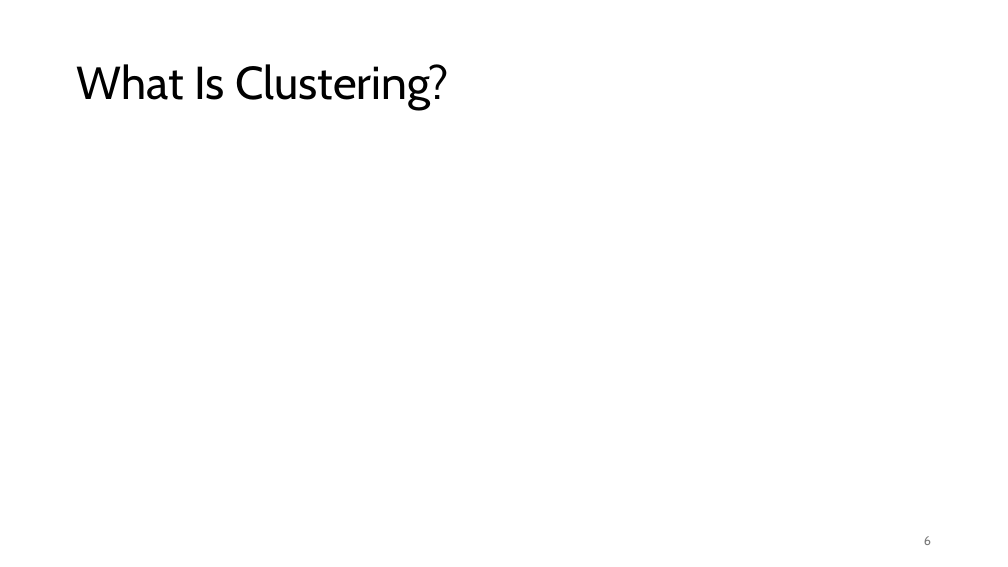
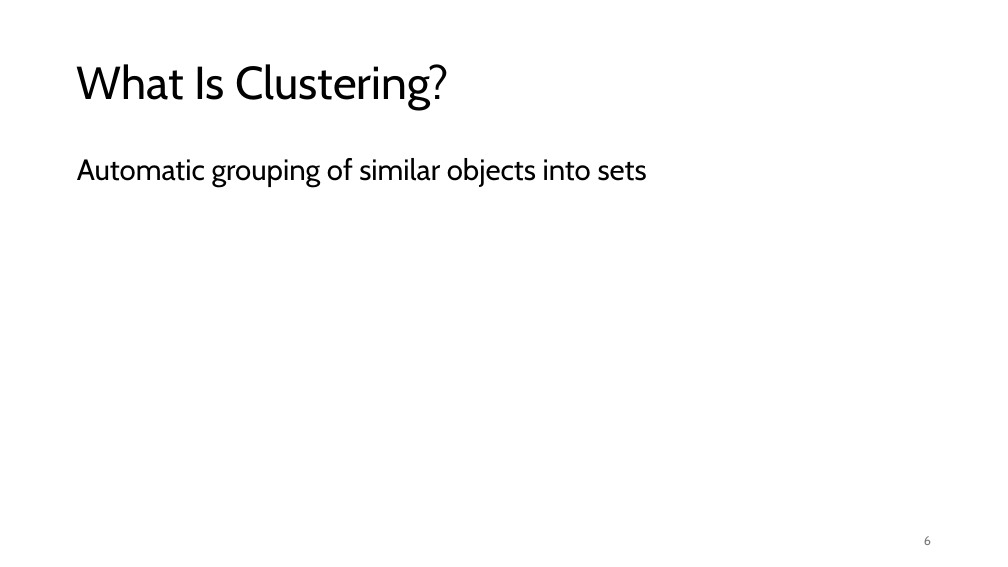
Before and after one commit to FelixWick/data_science, a slide deck: slide 6 of slides/2_clustering.pptx. Drawn at 1008x567 pixels with LibreOffice and Linux fonts; fonts in the diff are those of the drawing. Boxes give left, top, right and bottom in pixels: in the first picture for what was removed or moved away, otherwise in the second. Text is boxed around its words. In the diff, an @@ line names an element or a change of style, - is before the commit and + after.

Commit message:
started clustering examples

```diff
--- a/slides/2_clustering.pptx
+++ b/slides/2_clustering.pptx
@@ text added at [77, 158, 647, 187], 28 pt, text #000000 @@
+Automatic grouping of similar objects into sets
```
Also in this commit, not shown: 3 other slides changed, 2 slides added, 2 other files.
